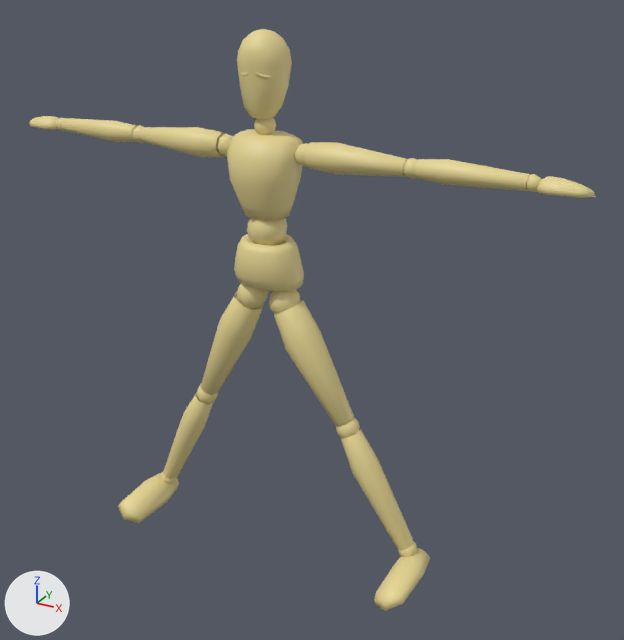
A saved change to the COLLADA model Ingenuity/Deploy/Projects/Geppetto/MannaquinBlink.dae.
Rendered twice from a 50 mm camera at (10.45, -16.8, 11.14) aimed at (1.12, 0.17, 2.66). Arrows for +X, +Y and +Z are at lower left; the lights stay in place. Where no turn or scale is listed for an object, it has been applied to the vertices.

Script lines for the objects in view, before the commit:
```python
me_cylinder_001 = bpy.data.meshes.new('Cylinder.001')
me_cylinder_001.from_pydata(...)  # 84 vertices, 160 faces; spans x -1.1..1.21, y -1.32..1.0, z -2.5..-0.13
me_cylinder_001.materials.append(mat_drevo)  # beige #e7d694
me_cylinder_006 = bpy.data.meshes.new('Cylinder.006')
me_cylinder_006.from_pydata(...)  # 84 vertices, 160 faces; spans x -1.18..1.13, y -1.32..1.0, z -2.5..-0.13
me_cylinder_006.materials.append(mat_drevo)  # beige #e7d694
me_sphere = bpy.data.meshes.new('Sphere')
me_sphere.from_pydata(...)  # 91 vertices, 174 faces; spans x -2.1..1.63, y -7.26..1.65, z -2.34..0.85
me_sphere.materials.append(mat_drevo)  # beige #e7d694
ob_cylinder_001 = bpy.data.objects.new('Cylinder_001', me_cylinder_001)
ob_cylinder_001.parent = ob_cylinder_002
ob_cylinder_001.location = (-0.497, 0.0, -0.652)
ob_cylinder_001.rotation_euler = (0.0, 0.45, 0.0)  # degrees (0, 26, 0)
ob_cylinder_001.scale = (0.419, 0.419, 1.55)
ob_cylinder_006 = bpy.data.objects.new('Cylinder_006', me_cylinder_006)
ob_cylinder_006.parent = ob_cylinder_002
ob_cylinder_006.location = (0.467, 0.0, -0.642)
ob_cylinder_006.rotation_euler = (0.0, -0.523, 0.0)  # degrees (0, -30, 0)
ob_cylinder_006.scale = (0.419, 0.419, 1.55)
ob_sphere = bpy.data.objects.new('Sphere', me_sphere)
ob_sphere.parent = ob_cylinder
ob_sphere.location = (0.0277, 0.0, -2.229)
ob_sphere.scale = (0.783, 0.783, 0.157)
# also in view: 'Sphere_004' at (-0.02, 0.07, 8.4); 'Sphere_016' at (6.72, 0.0, 6.74); 'Cylinder_007' at (3.09, -0.05, -1.5); 'Cylinder_009' at (2.51, 0.04, 6.74); 'Cylinder_002' at (0.0, -0.03, 4.03)
```
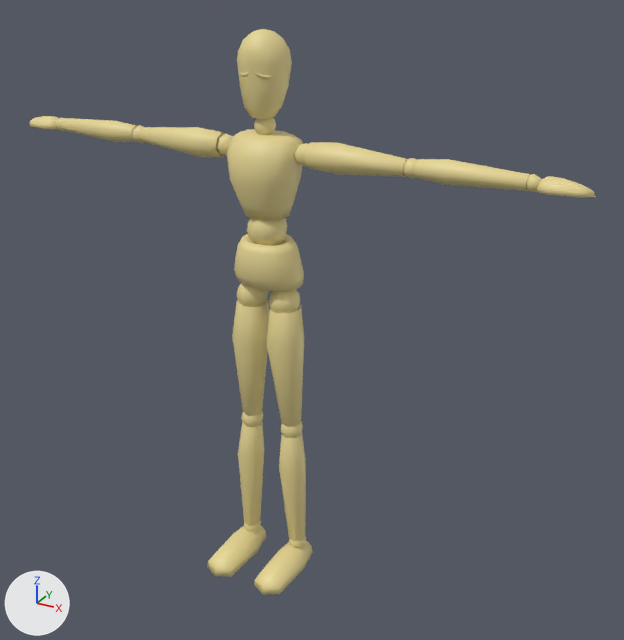
Where the change shows, as pixel boxes [x1, y1, x2, y2] in the pictures (624 x 640 px):
'Cylinder_006', turned
    before: [274, 300, 360, 438]
    after: [267, 305, 304, 438]
'Cylinder_001', turned
    before: [196, 292, 264, 404]
    after: [232, 298, 269, 427]
'Cylinder_007', turned
    before: [341, 428, 413, 550]
    after: [279, 432, 306, 541]
'Cylinder', turned
    before: [163, 392, 213, 479]
    after: [238, 422, 264, 526]
'Sphere_014', turned
    before: [374, 541, 430, 611]
    after: [254, 536, 313, 595]
'Sphere', turned
    before: [118, 470, 179, 524]
    after: [207, 521, 266, 577]

The change, as a diff of the scene's bpy script:
```diff
--- a/Ingenuity/Deploy/Projects/Geppetto/MannaquinBlink.dae.py
+++ b/Ingenuity/Deploy/Projects/Geppetto/MannaquinBlink.dae.py
@@ ob_cylinder_001 @@
 ob_cylinder_001.location = (-0.497, 0.0, -0.652)
-ob_cylinder_001.rotation_euler = (0.0, 0.45, 0.0)  # degrees (0, 26, 0)
+ob_cylinder_001.rotation_euler = (0.0, 0.0323, 0.0)  # degrees (0, 1.9, 0)
 ob_cylinder_001.scale = (0.419, 0.419, 1.55)
@@ ob_cylinder_006 @@
 ob_cylinder_006.location = (0.467, 0.0, -0.642)
-ob_cylinder_006.rotation_euler = (0.0, -0.523, 0.0)  # degrees (0, -30, 0)
+ob_cylinder_006.rotation_euler = (0.0, -0.0437, 0.0)  # degrees (0, -2.5, 0)
 ob_cylinder_006.scale = (0.419, 0.419, 1.55)
```
